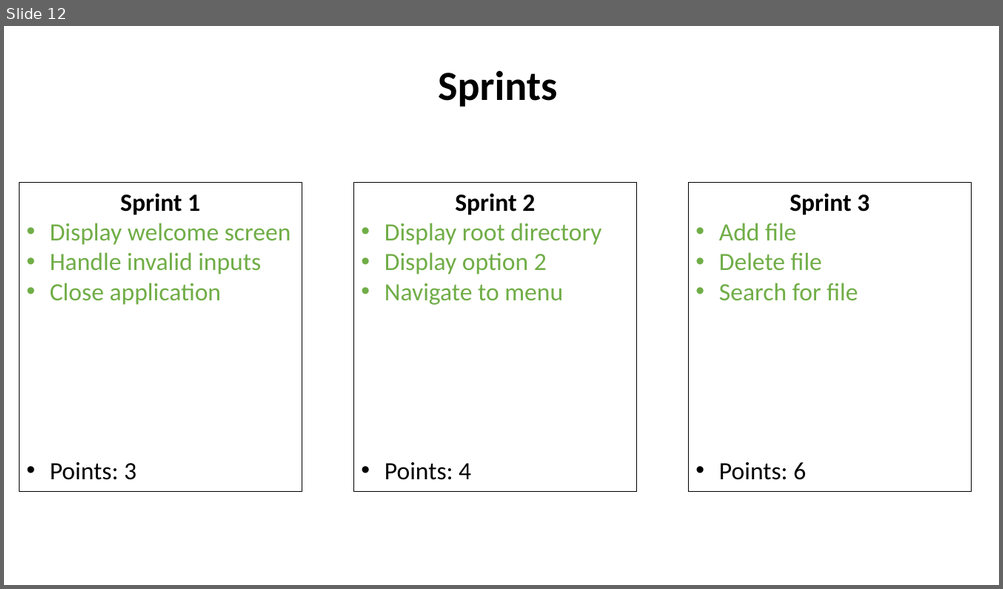
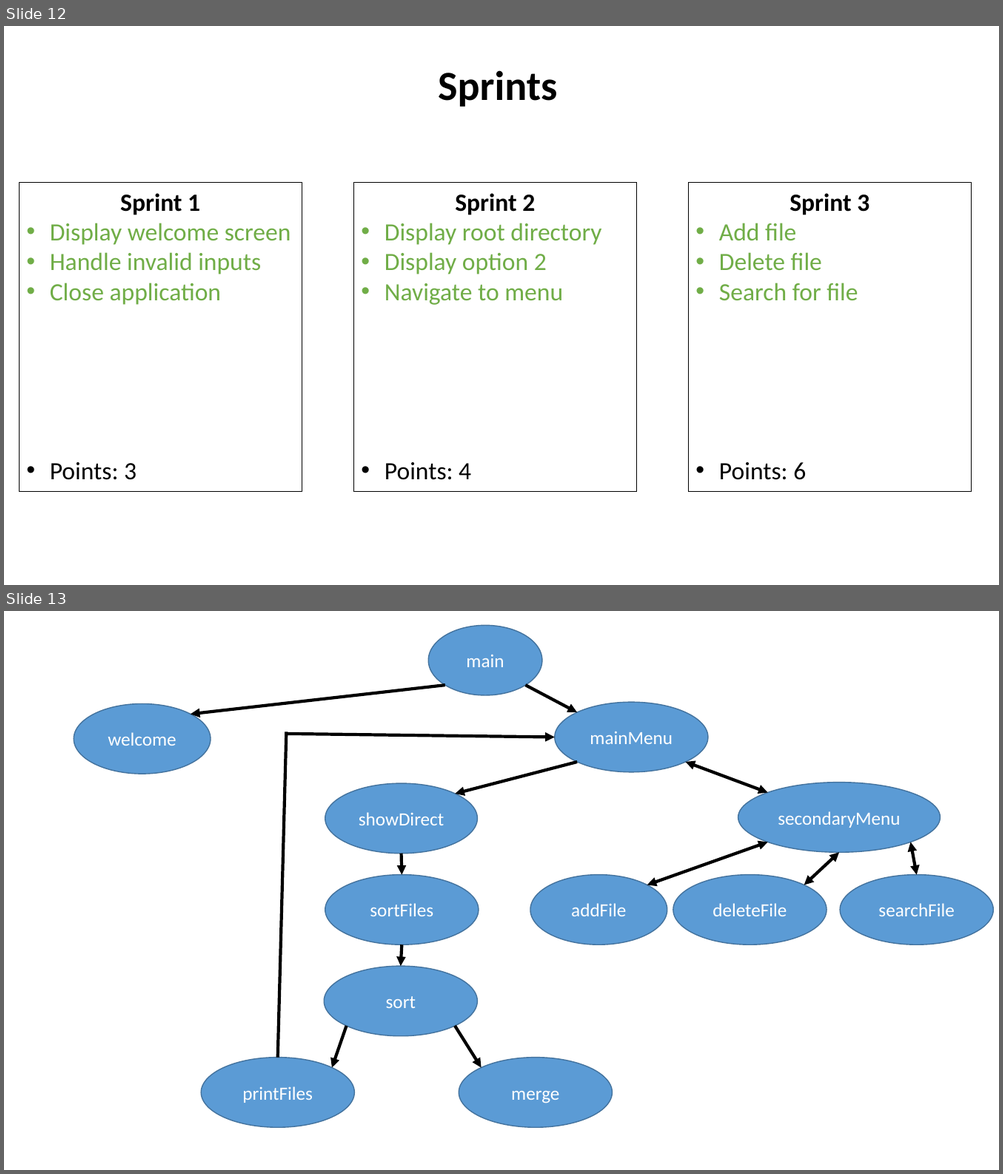
Before and after one commit to ScottWillmarth/PhaseEnd1, a slide deck: User stories.pptx. Shown one above the other, each under a label of ours: slide 12 before the commit, slides 12 and 13 after it. The pictures are 1003x589 and 1003x1174 pixels, drawn with LibreOffice and Linux fonts; fonts in the diff are those of the drawing. Boxes give left, top, right and bottom in pixels: in the first picture for what was removed or moved away, otherwise in the second. Text is boxed around its words. In the diff, an @@ line names an element or a change of style, - is before the commit and + after.

```diff
--- a/User stories.pptx
+++ b/User stories.pptx
@@ slide 13 added at [4,611,999,1170], background #FFFFFF @@
@@ ellipse added at [429,625,543,695], fill #5B9BD5, outline #43739E 1 pt, 18 pt, text #FFFFFF @@
+main
@@ arrow added from (445, 685) to (190, 714), #000000 3 pt @@
@@ arrow added from (526, 685) to (577, 712), #000000 3 pt @@
@@ ellipse added at [74,703,210,774], fill #5B9BD5, outline #43739E 1 pt, 18 pt, text #FFFFFF @@
+welcome
@@ ellipse added at [555,702,708,772], fill #5B9BD5, outline #43739E 1 pt, 18 pt, text #FFFFFF @@
+mainMenu
@@ line added from (278, 1058) to (286, 732), #000000 3 pt @@
@@ arrow added from (286, 734) to (555, 737), #000000 3 pt @@
@@ arrow added from (577, 762) to (455, 794), #000000 3 pt @@
@@ double arrow added from (686, 762) to (767, 793), #000000 3 pt @@
@@ ellipse added at [325,783,477,854], fill #5B9BD5, outline #43739E 1 pt, 18 pt, text #FFFFFF @@
+showDirect
@@ ellipse added at [738,783,940,853], fill #5B9BD5, outline #43739E 1 pt, 18 pt, text #FFFFFF @@
+secondaryMenu
@@ arrow added from (401, 854) to (401, 875), #000000 3 pt @@
@@ double arrow added from (767, 843) to (647, 886), #000000 3 pt @@
@@ double arrow added from (839, 853) to (804, 886), #000000 3 pt @@
@@ double arrow added from (910, 843) to (916, 875), #000000 3 pt @@
@@ ellipse added at [325,875,478,945], fill #5B9BD5, outline #43739E 1 pt, 18 pt, text #FFFFFF @@
+sortFiles
@@ ellipse added at [530,875,666,945], fill #5B9BD5, outline #43739E 1 pt, 18 pt, text #FFFFFF @@
+addFile
@@ ellipse added at [673,875,827,945], fill #5B9BD5, outline #43739E 1 pt, 18 pt, text #FFFFFF @@
+deleteFile
@@ ellipse added at [839,875,993,945], fill #5B9BD5, outline #43739E 1 pt, 18 pt, text #FFFFFF @@
+searchFile
@@ arrow added from (401, 945) to (401, 966), #000000 3 pt @@
@@ ellipse added at [324,966,478,1037], fill #5B9BD5, outline #43739E 1 pt, 18 pt, text #FFFFFF @@
+sort
@@ arrow added from (347, 1027) to (332, 1068), #000000 3 pt @@
@@ arrow added from (455, 1027) to (481, 1068), #000000 3 pt @@
@@ ellipse added at [201,1058,355,1128], fill #5B9BD5, outline #43739E 1 pt, 18 pt, text #FFFFFF @@
+printFiles
@@ ellipse added at [458,1058,612,1128], fill #5B9BD5, outline #43739E 1 pt, 18 pt, text #FFFFFF @@
+merge
```
Also in this commit, not shown: 1 other file.
